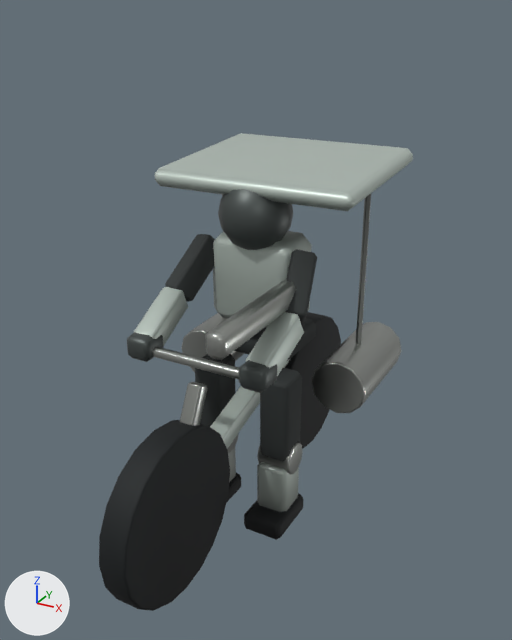
Renders of the glTF model github-io/public/models/rider.glb from each side of a commit.
Rendered twice from a 50 mm lens placed at (2.13, -3.74, 3.37), pointed at (0.06, 0.01, 1.5). The lights are fixed; the arrows at lower left show +X, +Y and +Z. The first picture is the older version. Where no turn or scale is listed for an object, it has been applied to the vertices. Vertices at exactly the same position are counted once.

Objects in the first picture: 'Awning_posts', 'Barrel_carbine', 'Boot.002', 'Boot.003', 'Gloves', 'Helmet.001', 'Low_awning', 'Rider_arms', 'Rider_forearms', 'Rider_torso', 'Seat', 'Shin.003', 'Tyres', 'Upper_leg.002', 'Upper_leg.003', 'Water_panniers' and 6 more.
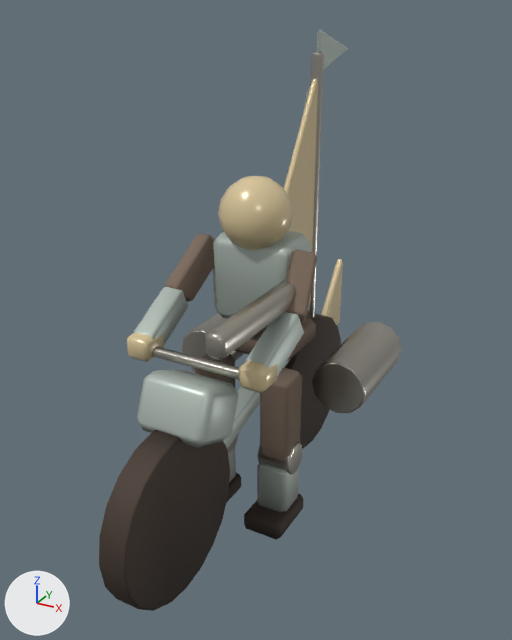
Changed parts and their boxes [x1, y1, x2, y2] in the pictures (512 x 640 px):
'Tyres', surface changed
    both: [99, 314, 341, 610]
'Low_awning', deleted
    before: [155, 133, 413, 211]
'Fairing', added
    after: [137, 369, 239, 448]
'Rider_arms', surface changed (black to brown)
    both: [165, 234, 317, 325]
'Upper_leg.003', surface changed (black to brown)
    both: [260, 368, 302, 461]
'Sail', added (brown)
    after: [284, 79, 318, 303]
'Gloves', recoloured (lighter)
    both: [127, 333, 277, 393]
'Upper_leg.002', surface changed
    both: [195, 354, 235, 388]
'Boot.003', surface changed
    both: [245, 494, 303, 536]
'Sail_mast', added
    after: [306, 52, 324, 318]
'Awning_posts', deleted (mostly hidden)
    before: [222, 194, 371, 344]
'Tail_fin', added (beige)
    after: [321, 259, 343, 325]
'Seat', surface changed (lighter)
    both: [234, 318, 316, 361]
'Pennant', added
    after: [317, 29, 348, 70]
part 1 of me_helmet_001, recoloured (grey to beige)
    before: [218, 189, 293, 250]
    after: [218, 176, 293, 250]
part 2 of me_helmet_001, recoloured (grey to beige)
    before: [218, 189, 293, 250]
    after: [218, 176, 293, 250]

The change, as a list of edits to the scene's bpy script:
```text
Change mat_undercarriage:
    where n2 = _N.new('ShaderNodeMix'); n2.name = 'Mix'
    n2.inputs[7].default_value: (0.0168, 0.0212, 0.0232, 1.0) -> (0.0887, 0.0612, 0.0452, 1.0)  # 'B', black #23282a -> 'B', brown #54463c
Change mat_suit:
    where n2 = _N.new('ShaderNodeMix'); n2.name = 'Mix'
    n2.inputs[7].default_value: (0.0343, 0.0423, 0.0423, 1.0) -> (0.254, 0.181, 0.133, 1.0)  # 'B', dark grey #343a3a -> 'B', brown #8a7666
Add mat_armorsunward:
    mat_armorsunward = bpy.data.materials.new('ArmorSunward')
    # nodes: BsdfPrincipled, Mix, OutputMaterial, VertexColor
    # colours: beige #f2ddae, mixed with the vertex colours
Change me_helmet_001:
    where me_helmet_001.from_pydata(...)  # 86 vertices, 168 faces; spans x -0.24..0.24, y -0.12..0.36, z 1.94..2.42
    used by ob_helmet_001; location = (0.0, 0.0, 0.0)
    me_helmet_001 part 1: 131 kept faces spanning x -0.24..0.24, y -0.102..0.36, z 1.94..2.42 get new vertex colours
    me_helmet_001 part 2: 168 faces spanning x -0.24..0.24, y -0.12..0.36, z 1.94..2.42 switch from mat_armor to mat_armorsunward
Change me_gloves:
    where me_gloves.from_pydata(...)  # 48 vertices, 88 faces; spans x -0.49..0.49, y -0.68..-0.48, z 1.38..1.54
    remove me_gloves.materials.append(mat_armor)
    add me_gloves.materials.append(mat_armorsunward)
Add me_fairing:
    me_fairing.from_pydata(...)  # 24 vertices, 44 faces; spans x -0.25..0.25, y -0.951..-0.489, z 0.98..1.42
    me_fairing.materials.append(mat_team)
Add me_tail_fin:
    me_tail_fin.from_pydata(...)  # 18 vertices, 32 faces; spans x -0.03..0.03, y 1.159..1.6, z 0.85..1.438
    me_tail_fin.materials.append(mat_armorsunward)
Add me_pennant:
    me_pennant.from_pydata(...)  # 18 vertices, 32 faces; spans x -0.015..0.015, y 1.0..1.536, z 2.954..3.246
    me_pennant.materials.append(mat_team)
Add me_sail:
    me_sail.from_pydata(...)  # 18 vertices, 32 faces; spans x -0.02..0.02, y 0.06..1.0, z 1.25..2.99
    me_sail.materials.append(mat_armorsunward)
Add me_sail_mast:
    me_sail_mast.from_pydata(...)  # 32 vertices, 60 faces; spans x -0.04..0.04, y 0.96..1.04, z 1.0..3.1
    me_sail_mast.materials.append(mat_steel)
Remove ob_awning_posts:
    ob_awning_posts = bpy.data.objects.new('Awning_posts', me_awning_posts)
    ob_awning_posts.location = (0.0, 0.0, 0.0)
Remove ob_low_awning:
    ob_low_awning = bpy.data.objects.new('Low_awning', me_low_awning)
    ob_low_awning.location = (0.0, 0.0, 0.0)
Add ob_fairing:
    ob_fairing = bpy.data.objects.new('Fairing', me_fairing)
    ob_fairing.location = (0.0, 0.0, 0.0)
Add ob_tail_fin:
    ob_tail_fin = bpy.data.objects.new('Tail_fin', me_tail_fin)
    ob_tail_fin.location = (0.0, 0.0, 0.0)
Add ob_pennant:
    ob_pennant = bpy.data.objects.new('Pennant', me_pennant)
    ob_pennant.location = (0.0, 0.0, 0.0)
Add ob_sail:
    ob_sail = bpy.data.objects.new('Sail', me_sail)
    ob_sail.location = (0.0, 0.0, 0.0)
Add ob_sail_mast:
    ob_sail_mast = bpy.data.objects.new('Sail_mast', me_sail_mast)
    ob_sail_mast.location = (0.0, 0.0, 0.0)
```
